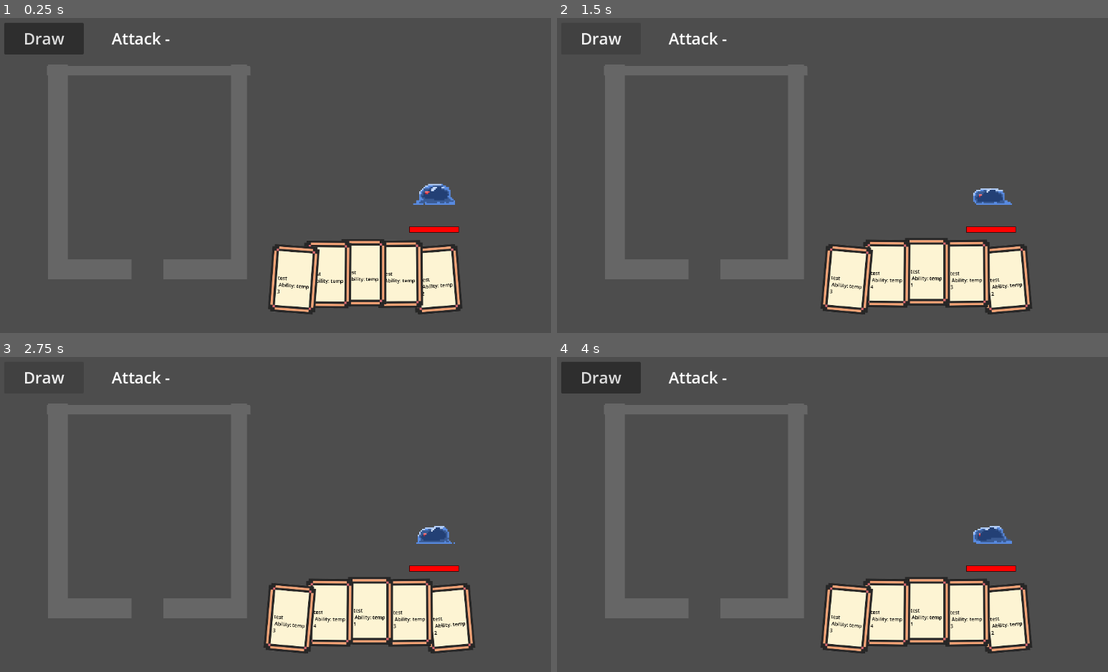
Above: before the commit, frames 1-4 (two rows, left to right).
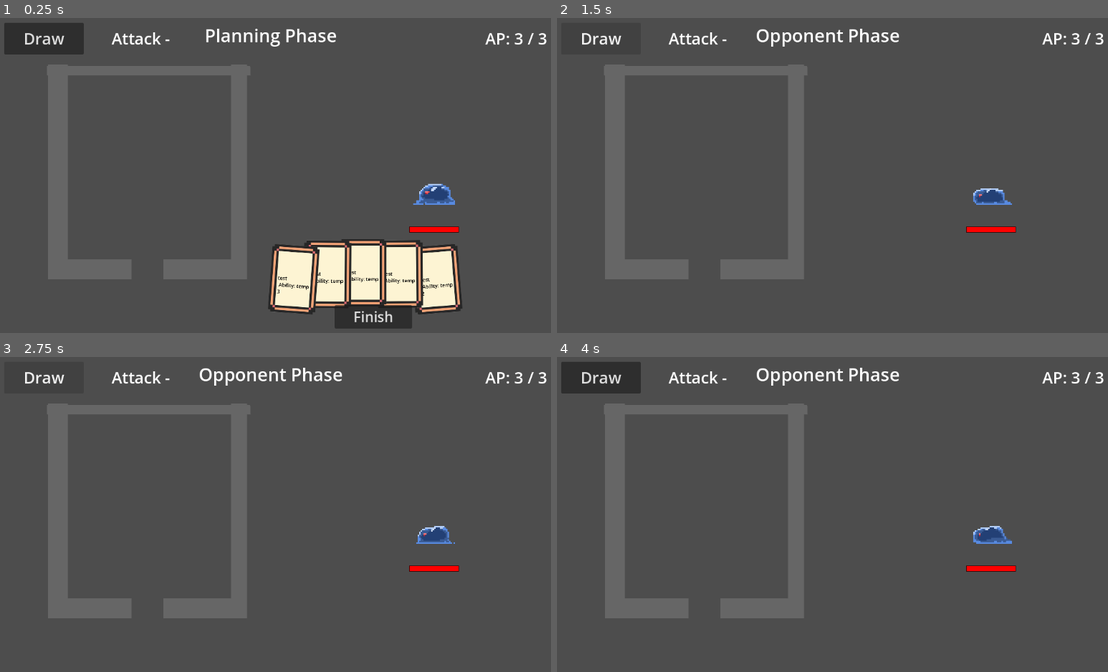
Above: after the commit, the same moments.

Repository: nmh6063-star/GameDesign-FinalProject
Game: Godot game, scene res://scenes/main.tscn
Two runs of this game, one before a commit and one after it. Both use one fixed random seed, a clock stepped at 60 frames per second and the inputs below.
Inputs (mouse positions are in pixels of both pictures, inside the frame that each line leads up to):
- Up to frame 1 (0.25 s): no input
- Up to frame 2 (1.5 s): click (931, 317) at 0.5 s, where only the run after the commit has a clickable "Finish"; click "Draw" (after the commit: "Next") at 1.25 s
- Up to frame 3 (2.75 s): click "Draw" at 2 s
- Up to frame 4 (4 s): move the mouse to (953, 495) at 2.77 s; hold D (right) 2.78-3.53 s; click (953, 495) at 2.85 s; tap Enter at 3.5 s; move the mouse to (711, 527) at 3.52 s; hold A (left) from 3.53 s (still down); click (711, 527) at 3.6 s

The runs differ from the first frame. In frame 1, 1.5% of the frame differs, in the area x 37-100%, y 3-99%; in frame 2, 8.5%, in the area x 36-100%, y 3-95%; in frame 3, 8.5%; in frame 4, 8.5%.

Commit message:
Add phase system, action points, and merging phase
- Add action point tracking with AP display label (top-right)
- Add Planning/Merging/Opponent phase system with phase label (top-center)
- Add Finish button that ends planning phase and starts merging phase
- Draw button advances from merging phase to opponent phase
- Disable ball merging during planning phase; merging only occurs in merging phase
- Fix box_out.gd overriding mergeTime every physics frame

Made-with: Cursor

Diff:
--- a/scenes/main.tscn
+++ b/scenes/main.tscn
@@ -10,11 +10,19 @@
 [sub_resource type="GDScript" id="GDScript_0wfyh"]
 script/source = "extends Node2D
 
+enum Phase { PLANNING, MERGING, OPPONENT }
+
 @onready var template_ball := $Ball
 @onready var attack_label := $UI/AttackLabel
+@onready var ap_label := $UI/ActionPointsLabel
+@onready var phase_label := $UI/PhaseLabel
+@onready var finish_button := $UI/FinishButton
+@onready var draw_button := $UI/DrawButton
+@onready var card_manager := $CardManager
 @onready var box_out := $BoxOut
 @onready var game_manager := $GameManager
 
+var current_phase: Phase = Phase.PLANNING
 var spawn_position: Vector2
 var current_attack_level: int = 0
 
@@ -23,13 +31,28 @@
 	spawn_position = template_ball.position
 	update_attack_label()
 	template_ball.dropped.connect(_on_ball_dropped)
+	Global.action_points_changed.connect(_on_ap_changed)
+	_on_ap_changed(Global.actionPoints, Global.maxActionPoints)
+	card_manager.card_played.connect(_on_card_played)
+	_start_planning_phase()
 
 func _on_draw_pressed() -> void:
-	box_out.rotate_cup()
+	if current_phase == Phase.MERGING:
+		_start_opponent_phase()
+	else:
+		box_out.rotate_cup()
+
+func _on_card_played() -> void:
+	finish_button.visible = false
 
 func _on_ball_dropped() -> void:
 	get_tree().create_timer(1.0).timeout.connect(game_manager._card_play_toggle)
 	get_tree().create_timer(1.0).timeout.connect(spawn_ball)
+	get_tree().create_timer(1.0).timeout.connect(_show_finish_button)
+
+func _show_finish_button() -> void:
+	if Global.planningPhase:
+		finish_button.visible = true
 
 func spawn_ball() -> void:
 	var b := template_ball.duplicate()
@@ -49,6 +72,39 @@
 		attack_label.text = \"Attack %d\" % current_attack_level
 	else:
 		attack_label.text = \"Attack -\"
+
+func _on_ap_changed(current: int, maximum: int) -> void:
+	ap_label.text = \"AP: %d / %d\" % [current, maximum]
+
+func _on_finish_pressed() -> void:
+	if current_phase == Phase.PLANNING:
+		_start_merging_phase()
+
+func _start_planning_phase() -> void:
+	current_phase = Phase.PLANNING
+	Global.planningPhase = true
+	Global.mergeTime = false
+	Global.actionPoints = Global.maxActionPoints
+	Global.action_points_changed.emit(Global.actionPoints, Global.maxActionPoints)
+	phase_label.text = \"Planning Phase\"
+	draw_button.text = \"Draw\"
+	finish_button.visible = true
+	card_manager.cardPlay = true
+
+func _start_merging_phase() -> void:
+	current_phase = Phase.MERGING
+	Global.planningPhase = false
+	Global.mergeTime = true
+	phase_label.text = \"Merging Phase\"
+	draw_button.text = \"Next\"
+	finish_button.visible = false
+	card_manager.cardPlay = false
+
+func _start_opponent_phase() -> void:
+	current_phase = Phase.OPPONENT
+	Global.mergeTime = false
+	phase_label.text = \"Opponent Phase\"
+	draw_button.text = \"Draw\"
 "
 
 [sub_resource type="CircleShape2D" id="CircleShape2D_o5qli"]
@@ -277,6 +333,47 @@
 vertical_alignment = 1
 metadata/_edit_use_anchors_ = true
 
+[node name="ActionPointsLabel" type="Label" parent="UI" unique_id=1800000003]
+anchors_preset = 1
+anchor_left = 1.0
+anchor_right = 1.0
+offset_left = -220.0
+offset_top = 24.0
+offset_right = -20.0
+offset_bottom = 88.0
+theme_override_font_sizes/font_size = 32
+text = "AP: 3 / 3"
+horizontal_alignment = 2
+vertical_alignment = 1
+
+[node name="PhaseLabel" type="Label" parent="UI" unique_id=1800000004]
+anchors_preset = 5
+anchor_left = 0.5
+anchor_right = 0.5
+offset_left = -160.0
+offset_top = 24.0
+offset_right = 160.0
+offset_bottom = 72.0
+theme_override_font_sizes/font_size = 36
+text = "Planning Phase"
+horizontal_alignment = 1
+vertical_alignment = 1
+
+[node name="FinishButton" type="Button" parent="UI" unique_id=1800000005]
+anchors_preset = 7
+anchor_left = 0.5
+anchor_top = 1.0
+anchor_right = 0.5
+anchor_bottom = 1.0
+offset_left = 128.0
+offset_top = -56.0
+offset_right = 284.0
+offset_bottom = -9.0
+grow_horizontal = 2
+grow_vertical = 0
+theme_override_font_sizes/font_size = 28
+text = "Finish"
+
 [node name="Box" type="StaticBody2D" parent="." unique_id=953407219]
 position = Vector2(-16, 8)
 
@@ -376,3 +473,4 @@
 rotation_curve = SubResource("Curve_tipki")
 
 [connection signal="pressed" from="UI/DrawButton" to="." method="_on_draw_pressed"]
+[connection signal="pressed" from="UI/FinishButton" to="." method="_on_finish_pressed"]
--- a/scripts/Global.gd
+++ b/scripts/Global.gd
@@ -1,7 +1,13 @@
 extends Node
 
-var mergeTime = true
+signal action_points_changed(current: int, maximum: int)
+
+var mergeTime = false
 var handSize = 5
 var currentHand = []
 var cardInPlay = null
 @onready var ballInPlay = get_node("/root/Node2D/Ball")
+
+var maxActionPoints: int = 3
+var actionPoints: int = maxActionPoints
+var planningPhase: bool = true
--- a/scripts/box_out.gd
+++ b/scripts/box_out.gd
@@ -52,7 +52,7 @@
 			for child in balls:
 				child._shake();
 	else:
-		if !Global.mergeTime:
-			rotater()
-		Global.mergeTime = true
+		# if !Global.mergeTime:
+		#	rotater()
+		# Global.mergeTime = true
 		box.position = box.position.move_toward(startPos, 500.0 * delta)
--- a/scripts/card_manager.gd
+++ b/scripts/card_manager.gd
@@ -1,4 +1,6 @@
 extends Node2D
+
+signal card_played
 
 @export var hand_curve: Curve
 @export var rotation_curve: Curve
@@ -34,6 +36,11 @@
 func discard(index):
 	if Global.currentHand.size() < 1:
 		return
+	if Global.actionPoints <= 0:
+		return
+
+	Global.actionPoints -= 1
+	Global.action_points_changed.emit(Global.actionPoints, Global.maxActionPoints)
 
 	Global.currentHand.remove_at(index)
 	var child := get_child(index)
@@ -44,6 +51,7 @@
 	child.queue_free()
 	_update_cards()
 	cardPlay = false
+	card_played.emit()
 
 
 
--- a/scripts/game_manager.gd
+++ b/scripts/game_manager.gd
@@ -60,4 +60,4 @@
 		card_manager.draw()
 
 func _card_play_toggle():
-	card_manager.cardPlay = !card_manager.cardPlay
+	card_manager.cardPlay = Global.actionPoints > 0 and Global.planningPhase
